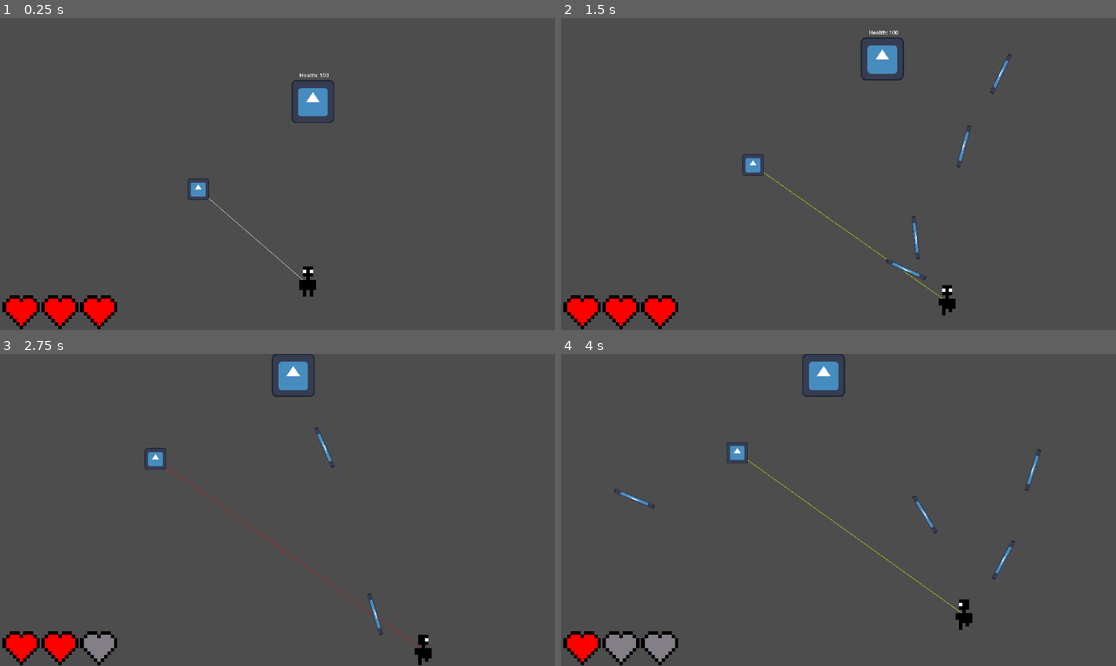
Above: before the commit, frames 1-4 (two rows, left to right).
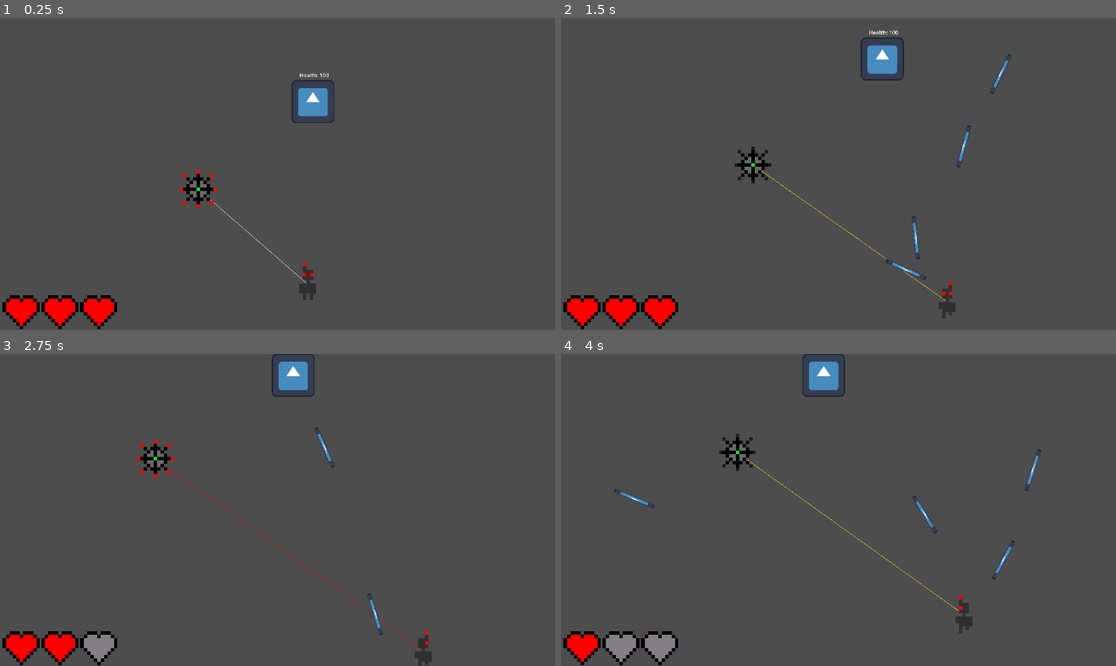
Above: after the commit, the same moments.

Repository: AJISGit/Ludum-Dare-59-Game
Game: Godot game, scene res://assets/scenes/game.tscn
Same seed, same stepped clock (60 frames per second), same inputs: the game is played once before the commit and once after it. The engine's default icon, where the game draws it, is replaced by a stand-in: a white triangle on a blue panel in a dark square.
Inputs (mouse positions are in pixels of both pictures, inside the frame that each line leads up to):
- Up to frame 1 (0.25 s): no input
- Up to frame 2 (1.5 s): move the mouse to (960, 158) at 0.52 s; press the mouse at (960, 158) at 0.53 s; hold D (WalkRight) 0.53-1.28 s; move the mouse to (727, 189) at 1.27 s; release the mouse at (727, 189) at 1.28 s; hold S (WalkDown) from 1.28 s (still down); click (727, 189) at 1.35 s
- Up to frame 3 (2.75 s): move the mouse to (333, 441) at 2.02 s; release S (WalkDown) at 2.03 s; press the mouse at (333, 441) at 2.03 s; hold D (WalkRight) from 2.03 s (still down)
- Up to frame 4 (4 s): move the mouse to (810, 572) at 2.77 s; release D (WalkRight) at 2.78 s; release the mouse at (810, 572) at 2.78 s; hold W (WalkUp) 2.78-3.53 s; click (810, 572) at 2.85 s; move the mouse to (1005, 556) at 3.52 s; press the mouse at (1005, 556) at 3.53 s; hold A (WalkLeft) from 3.53 s (still down)

The runs differ from the first frame. In frame 1, 0.6% of the frame differs, in the area x 32-57%, y 48-91%; in frame 2, 0.6%; in frame 3, 0.6%; in frame 4, 0.6%.

Commit message:
Add new art for the player and controller.

Diff:
--- a/assets/scenes/game.tscn
+++ b/assets/scenes/game.tscn
@@ -7,47 +7,59 @@
 [ext_resource type="Texture2D" uid="uid://b7ggahliwfn30" path="res://assets/sprites/spritesheet.png" id="5_j62u1"]
 [ext_resource type="Script" uid="uid://c0ppcyvuimj81" path="res://assets/scripts/controller.gd" id="6_5aext"]
 
-[sub_resource type="AtlasTexture" id="AtlasTexture_j3ryk"]
-atlas = ExtResource("5_j62u1")
-region = Rect2(12, 0, 5, 9)
-
-[sub_resource type="AtlasTexture" id="AtlasTexture_s2wpo"]
-atlas = ExtResource("5_j62u1")
-region = Rect2(0, 0, 5, 9)
-
-[sub_resource type="AtlasTexture" id="AtlasTexture_52c1f"]
-atlas = ExtResource("5_j62u1")
-region = Rect2(6, 0, 5, 9)
-
-[sub_resource type="AtlasTexture" id="AtlasTexture_2s66x"]
-atlas = ExtResource("5_j62u1")
-region = Rect2(30, 0, 5, 9)
-
-[sub_resource type="AtlasTexture" id="AtlasTexture_3kput"]
-atlas = ExtResource("5_j62u1")
-region = Rect2(48, 0, 5, 9)
-
-[sub_resource type="AtlasTexture" id="AtlasTexture_4v27t"]
-atlas = ExtResource("5_j62u1")
-region = Rect2(18, 0, 5, 9)
-
-[sub_resource type="AtlasTexture" id="AtlasTexture_qld4k"]
-atlas = ExtResource("5_j62u1")
-region = Rect2(36, 0, 5, 9)
-
-[sub_resource type="AtlasTexture" id="AtlasTexture_68fpa"]
-atlas = ExtResource("5_j62u1")
-region = Rect2(24, 0, 5, 9)
-
-[sub_resource type="AtlasTexture" id="AtlasTexture_q6iqg"]
-atlas = ExtResource("5_j62u1")
-region = Rect2(42, 0, 5, 9)
+[sub_resource type="AtlasTexture" id="AtlasTexture_5jdip"]
+atlas = ExtResource("5_j62u1")
+region = Rect2(54, 0, 5, 11)
+
+[sub_resource type="AtlasTexture" id="AtlasTexture_k2t1h"]
+atlas = ExtResource("5_j62u1")
+region = Rect2(12, 0, 5, 11)
+
+[sub_resource type="AtlasTexture" id="AtlasTexture_pw37s"]
+atlas = ExtResource("5_j62u1")
+region = Rect2(0, 0, 5, 11)
+
+[sub_resource type="AtlasTexture" id="AtlasTexture_phsto"]
+atlas = ExtResource("5_j62u1")
+region = Rect2(6, 0, 5, 11)
+
+[sub_resource type="AtlasTexture" id="AtlasTexture_pkhv0"]
+atlas = ExtResource("5_j62u1")
+region = Rect2(30, 0, 5, 11)
+
+[sub_resource type="AtlasTexture" id="AtlasTexture_i358u"]
+atlas = ExtResource("5_j62u1")
+region = Rect2(48, 0, 5, 11)
+
+[sub_resource type="AtlasTexture" id="AtlasTexture_s2rys"]
+atlas = ExtResource("5_j62u1")
+region = Rect2(18, 0, 5, 11)
+
+[sub_resource type="AtlasTexture" id="AtlasTexture_fc420"]
+atlas = ExtResource("5_j62u1")
+region = Rect2(36, 0, 5, 11)
+
+[sub_resource type="AtlasTexture" id="AtlasTexture_kc0sw"]
+atlas = ExtResource("5_j62u1")
+region = Rect2(24, 0, 5, 11)
+
+[sub_resource type="AtlasTexture" id="AtlasTexture_fqk1v"]
+atlas = ExtResource("5_j62u1")
+region = Rect2(42, 0, 5, 11)
 
 [sub_resource type="SpriteFrames" id="SpriteFrames_5aext"]
 animations = [{
 "frames": [{
 "duration": 1.0,
-"texture": SubResource("AtlasTexture_j3ryk")
+"texture": SubResource("AtlasTexture_5jdip")
+}],
+"loop": true,
+"name": &"Dead",
+"speed": 5.0
+}, {
+"frames": [{
+"duration": 1.0,
+"texture": SubResource("AtlasTexture_k2t1h")
 }],
 "loop": true,
 "name": &"IdleBack",
@@ -55,7 +67,7 @@
 }, {
 "frames": [{
 "duration": 1.0,
-"texture": SubResource("AtlasTexture_s2wpo")
+"texture": SubResource("AtlasTexture_pw37s")
 }],
 "loop": true,
 "name": &"IdleFront",
@@ -63,7 +75,7 @@
 }, {
 "frames": [{
 "duration": 1.0,
-"texture": SubResource("AtlasTexture_52c1f")
+"texture": SubResource("AtlasTexture_phsto")
 }],
 "loop": true,
 "name": &"IdleSide",
@@ -71,10 +83,10 @@
 }, {
 "frames": [{
 "duration": 1.0,
-"texture": SubResource("AtlasTexture_2s66x")
-}, {
-"duration": 1.0,
-"texture": SubResource("AtlasTexture_3kput")
+"texture": SubResource("AtlasTexture_pkhv0")
+}, {
+"duration": 1.0,
+"texture": SubResource("AtlasTexture_i358u")
 }],
 "loop": true,
 "name": &"WalkBack",
@@ -82,10 +94,10 @@
 }, {
 "frames": [{
 "duration": 1.0,
-"texture": SubResource("AtlasTexture_4v27t")
-}, {
-"duration": 1.0,
-"texture": SubResource("AtlasTexture_qld4k")
+"texture": SubResource("AtlasTexture_s2rys")
+}, {
+"duration": 1.0,
+"texture": SubResource("AtlasTexture_fc420")
 }],
 "loop": true,
 "name": &"WalkFront",
@@ -93,10 +105,10 @@
 }, {
 "frames": [{
 "duration": 1.0,
-"texture": SubResource("AtlasTexture_68fpa")
-}, {
-"duration": 1.0,
-"texture": SubResource("AtlasTexture_q6iqg")
+"texture": SubResource("AtlasTexture_kc0sw")
+}, {
+"duration": 1.0,
+"texture": SubResource("AtlasTexture_fqk1v")
 }],
 "loop": true,
 "name": &"WalkSide",
@@ -106,74 +118,128 @@
 [sub_resource type="RectangleShape2D" id="RectangleShape2D_3w2km"]
 size = Vector2(4, 8)
 
-[sub_resource type="AtlasTexture" id="AtlasTexture_cb5na"]
+[sub_resource type="AtlasTexture" id="AtlasTexture_j3ryk"]
+atlas = ExtResource("5_j62u1")
+region = Rect2(12, 0, 5, 9)
+
+[sub_resource type="AtlasTexture" id="AtlasTexture_5aext"]
 atlas = ExtResource("2_dis88")
 region = Rect2(0, 0, 128, 128)
 
+[sub_resource type="AtlasTexture" id="AtlasTexture_52c1f"]
+atlas = ExtResource("5_j62u1")
+region = Rect2(6, 0, 5, 9)
+
+[sub_resource type="AtlasTexture" id="AtlasTexture_2s66x"]
+atlas = ExtResource("5_j62u1")
+region = Rect2(30, 0, 5, 9)
+
+[sub_resource type="AtlasTexture" id="AtlasTexture_3kput"]
+atlas = ExtResource("5_j62u1")
+region = Rect2(48, 0, 5, 9)
+
+[sub_resource type="AtlasTexture" id="AtlasTexture_4v27t"]
+atlas = ExtResource("5_j62u1")
+region = Rect2(18, 0, 5, 9)
+
+[sub_resource type="AtlasTexture" id="AtlasTexture_qld4k"]
+atlas = ExtResource("5_j62u1")
+region = Rect2(36, 0, 5, 9)
+
+[sub_resource type="AtlasTexture" id="AtlasTexture_68fpa"]
+atlas = ExtResource("5_j62u1")
+region = Rect2(24, 0, 5, 9)
+
+[sub_resource type="AtlasTexture" id="AtlasTexture_q6iqg"]
+atlas = ExtResource("5_j62u1")
+region = Rect2(42, 0, 5, 9)
+
+[sub_resource type="SpriteFrames" id="SpriteFrames_3w2km"]
+animations = [{
+"frames": [{
+"duration": 1.0,
+"texture": SubResource("AtlasTexture_j3ryk")
+}],
+"loop": true,
+"name": &"IdleBack",
+"speed": 5.0
+}, {
+"frames": [{
+"duration": 1.0,
+"texture": SubResource("AtlasTexture_5aext")
+}],
+"loop": true,
+"name": &"IdleFront",
+"speed": 5.0
+}, {
+"frames": [{
+"duration": 1.0,
+"texture": SubResource("AtlasTexture_52c1f")
+}],
+"loop": true,
+"name": &"IdleSide",
+"speed": 5.0
+}, {
+"frames": [{
+"duration": 1.0,
+"texture": SubResource("AtlasTexture_2s66x")
+}, {
+"duration": 1.0,
+"texture": SubResource("AtlasTexture_3kput")
+}],
+"loop": true,
+"name": &"WalkBack",
+"speed": 4.0
+}, {
+"frames": [{
+"duration": 1.0,
+"texture": SubResource("AtlasTexture_4v27t")
+}, {
+"duration": 1.0,
+"texture": SubResource("AtlasTexture_qld4k")
+}],
+"loop": true,
+"name": &"WalkFront",
+"speed": 4.0
+}, {
+"frames": [{
+"duration": 1.0,
+"texture": SubResource("AtlasTexture_68fpa")
+}, {
+"duration": 1.0,
+"texture": SubResource("AtlasTexture_q6iqg")
+}],
+"loop": true,
+"name": &"WalkSide",
+"speed": 4.0
+}]
+
+[sub_resource type="RectangleShape2D" id="RectangleShape2D_5aext"]
+size = Vector2(9.803608, 10.654805)
+
+[sub_resource type="LabelSettings" id="LabelSettings_5aext"]
+
+[sub_resource type="AtlasTexture" id="AtlasTexture_3w2km"]
+atlas = ExtResource("5_j62u1")
+region = Rect2(0, 22, 11, 11)
+
+[sub_resource type="AtlasTexture" id="AtlasTexture_wfsp4"]
+atlas = ExtResource("5_j62u1")
+region = Rect2(12, 22, 11, 11)
+
 [sub_resource type="SpriteFrames" id="SpriteFrames_j62u1"]
 animations = [{
 "frames": [{
 "duration": 1.0,
-"texture": SubResource("AtlasTexture_j3ryk")
-}],
-"loop": true,
-"name": &"IdleBack",
-"speed": 5.0
-}, {
-"frames": [{
-"duration": 1.0,
-"texture": SubResource("AtlasTexture_cb5na")
+"texture": SubResource("AtlasTexture_3w2km")
+}, {
+"duration": 1.0,
+"texture": SubResource("AtlasTexture_wfsp4")
 }],
 "loop": true,
 "name": &"IdleFront",
-"speed": 5.0
-}, {
-"frames": [{
-"duration": 1.0,
-"texture": SubResource("AtlasTexture_52c1f")
-}],
-"loop": true,
-"name": &"IdleSide",
-"speed": 5.0
-}, {
-"frames": [{
-"duration": 1.0,
-"texture": SubResource("AtlasTexture_2s66x")
-}, {
-"duration": 1.0,
-"texture": SubResource("AtlasTexture_3kput")
-}],
-"loop": true,
-"name": &"WalkBack",
-"speed": 4.0
-}, {
-"frames": [{
-"duration": 1.0,
-"texture": SubResource("AtlasTexture_4v27t")
-}, {
-"duration": 1.0,
-"texture": SubResource("AtlasTexture_qld4k")
-}],
-"loop": true,
-"name": &"WalkFront",
-"speed": 4.0
-}, {
-"frames": [{
-"duration": 1.0,
-"texture": SubResource("AtlasTexture_68fpa")
-}, {
-"duration": 1.0,
-"texture": SubResource("AtlasTexture_q6iqg")
-}],
-"loop": true,
-"name": &"WalkSide",
-"speed": 4.0
+"speed": 1.0
 }]
-
-[sub_resource type="RectangleShape2D" id="RectangleShape2D_5aext"]
-size = Vector2(9.803608, 10.654805)
-
-[sub_resource type="LabelSettings" id="LabelSettings_5aext"]
 
 [sub_resource type="WorldBoundaryShape2D" id="WorldBoundaryShape2D_5aext"]
 
@@ -191,7 +257,7 @@
 
 [node name="Sprite" type="AnimatedSprite2D" parent="Player" unique_id=1073083698]
 sprite_frames = SubResource("SpriteFrames_5aext")
-animation = &"IdleFront"
+animation = &"Dead"
 autoplay = "IdleFront"
 
 [node name="CollisionShape2D" type="CollisionShape2D" parent="Player" unique_id=1888433669]
@@ -223,7 +289,7 @@
 
 [node name="Sprite" type="AnimatedSprite2D" parent="Enemy" unique_id=537977992]
 scale = Vector2(0.1, 0.1)
-sprite_frames = SubResource("SpriteFrames_j62u1")
+sprite_frames = SubResource("SpriteFrames_3w2km")
 animation = &"IdleFront"
 autoplay = "IdleFront"
 
@@ -249,7 +315,6 @@
 [node name="Controller" type="CharacterBody2D" parent="." unique_id=331929211]
 unique_name_in_owner = true
 position = Vector2(-26, 7)
-scale = Vector2(0.5, 0.5)
 collision_layer = 3
 collision_mask = 3
 slide_on_ceiling = false
@@ -258,7 +323,6 @@
 script = ExtResource("6_5aext")
 
 [node name="Sprite" type="AnimatedSprite2D" parent="Controller" unique_id=827638811]
-scale = Vector2(0.1, 0.1)
 sprite_frames = SubResource("SpriteFrames_j62u1")
 animation = &"IdleFront"
 autoplay = "IdleFront"
--- a/assets/scenes/health_bar.tscn
+++ b/assets/scenes/health_bar.tscn
@@ -13,18 +13,18 @@
 self_modulate = Color(18.892157, 0, 0, 1)
 texture = ExtResource("1_quyqi")
 region_enabled = true
-region_rect = Rect2(0, 10, 11, 10)
+region_rect = Rect2(0, 11, 11, 10)
 
 [node name="Icon2" type="Sprite2D" parent="." unique_id=1647339580]
 self_modulate = Color(18.892157, 0, 0, 1)
 position = Vector2(11.5, 0)
 texture = ExtResource("1_quyqi")
 region_enabled = true
-region_rect = Rect2(0, 10, 11, 10)
+region_rect = Rect2(0, 11, 11, 10)
 
 [node name="Icon3" type="Sprite2D" parent="." unique_id=1490500421]
 self_modulate = Color(18.892157, 0, 0, 1)
 position = Vector2(23, 0)
 texture = ExtResource("1_quyqi")
 region_enabled = true
-region_rect = Rect2(0, 10, 11, 10)
+region_rect = Rect2(0, 11, 11, 10)
--- a/assets/scripts/player.gd
+++ b/assets/scripts/player.gd
@@ -132,7 +132,8 @@
 
 	elif state == player_state.frozen:
 		if play_idle_animation_while_frozen:
-			play_idle_animation()
+			sprite.play("Dead")
+			sprite.flip_h = false
 
 	if (shooting) and (state != player_state.frozen):
 		shoot()
Binary file changed: assets/sprites/spritesheet.png
